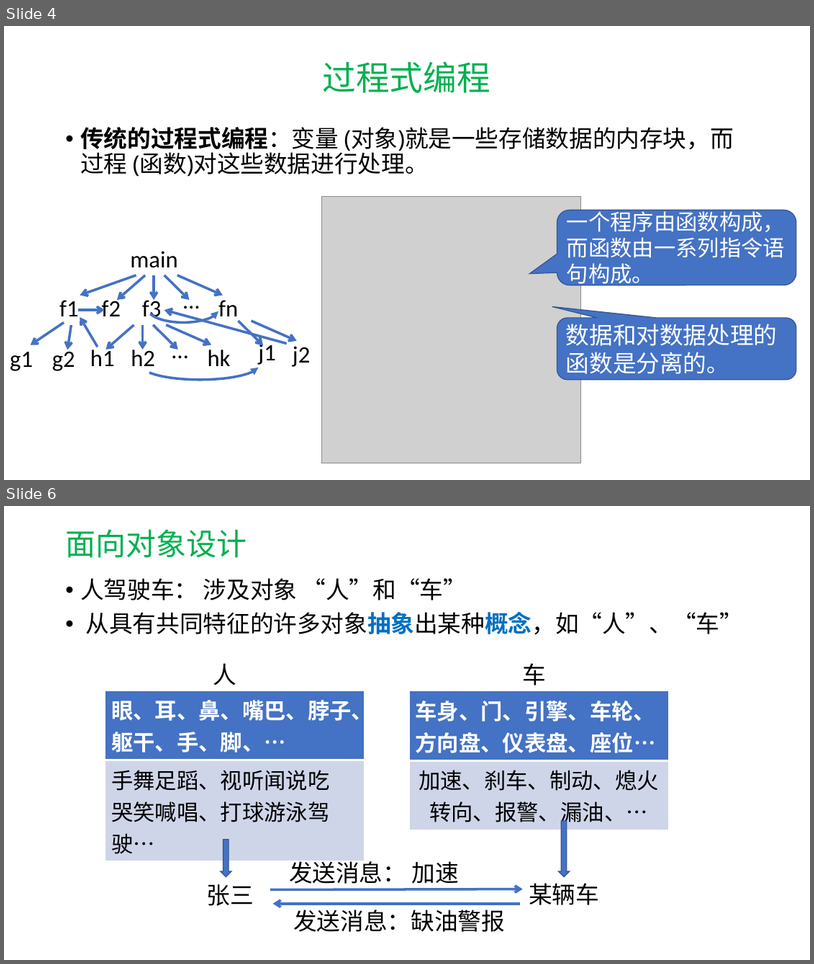
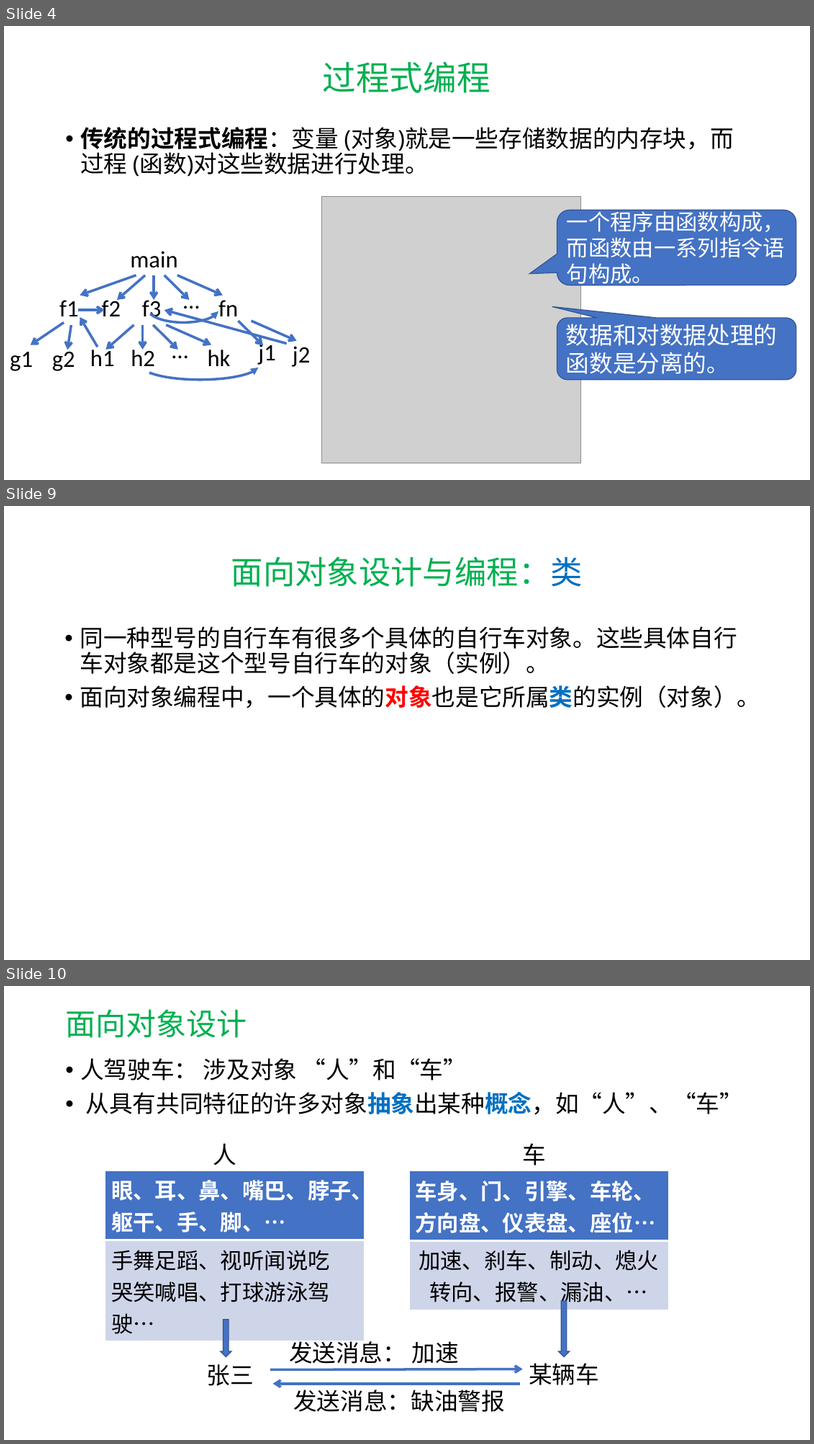
Before and after one commit to hwdong-net/cplusplus17, a slide deck: ppt/第7章 类和对象.pptx. Shown one above the other, each under a label of ours: slides 4 and 6 before the commit, slides 4, 9 and 10 after it; the slides between them are not shown. The pictures are 814x964 and 814x1444 pixels, drawn with LibreOffice and Linux fonts; fonts in the diff are those of the drawing; grey boxes stand for pictures. Boxes give left, top, right and bottom in pixels: in the first picture for what was removed or moved away, otherwise in the second. Text is boxed around its words. In the diff, an @@ line names an element or a change of style, - is before the commit and + after.

```diff
--- a/ppt/第7章 类和对象.pptx
+++ b/ppt/第7章 类和对象.pptx
@@ slide 9 added at bbox=[4, 506, 810, 960], background #FFFFFF @@
@@ title added at bbox=[232, 556, 583, 587], 38 pt, text #00B050 @@
+面向对象设计与编程：类
@@ text added at bbox=[80, 626, 761, 708], 28 pt, text #000000 @@
+• 同一种型号的自行车有很多个具体的自行车对象。这些具体自行车对象都是这个型号自行车的对象（实例）。
+• 面向对象编程中，一个具体的对象也是它所属类的实例（对象）。
@@ what was slide 6 is now slide 10 @@
```
Also in this commit, not shown: 1 slide changed, 3 other slides added, 1 other file.
